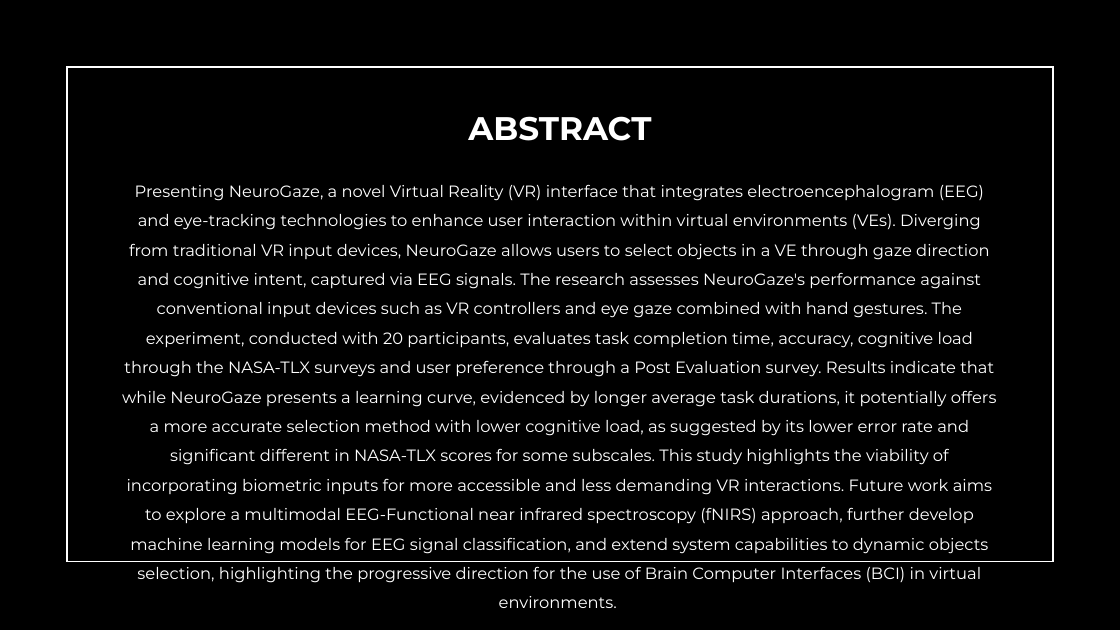
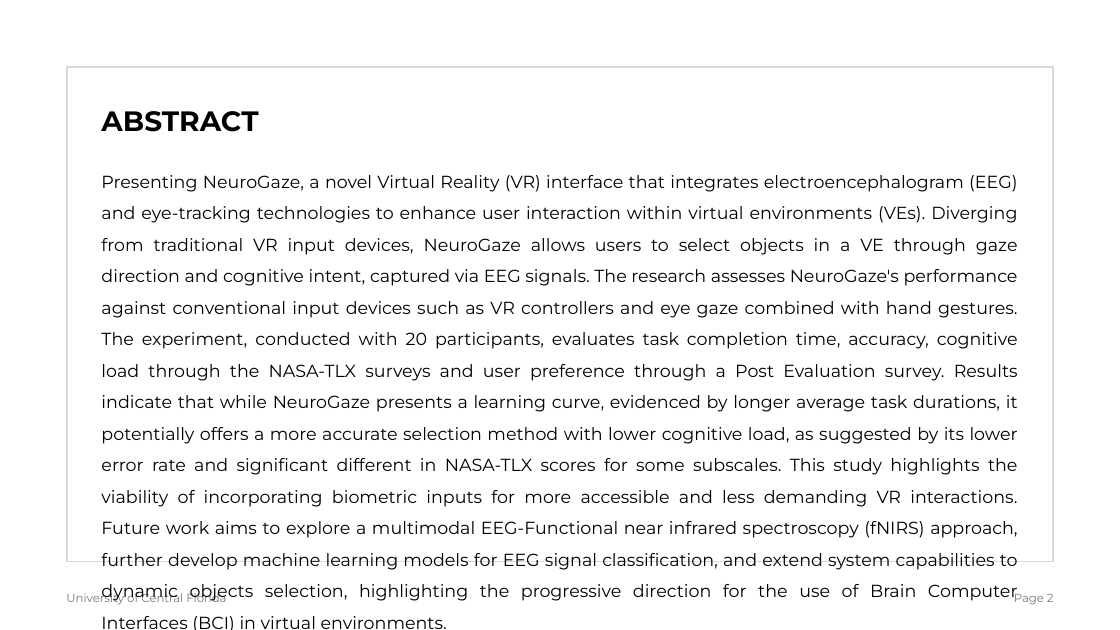
Before and after one commit to Wanyea/NeuroGaze, a slide deck: slide 2 of Research Documents/Thesis/NeuroGazeThesisDefense.pptx. Drawn at 1120x630 pixels with LibreOffice and Linux fonts; fonts in the diff are those of the drawing. Boxes give left, top, right and bottom in pixels: in the first picture for what was removed or moved away, otherwise in the second. Text is boxed around its words. In the diff, an @@ line names an element or a change of style, - is before the commit and + after.

```diff
--- a/Research Documents/Thesis/NeuroGazeThesisDefense.pptx
+++ b/Research Documents/Thesis/NeuroGazeThesisDefense.pptx
@@ rectangle removed at (0, 0, 1120, 630) @@
@@ title "ABSTRACT": place and size @@
-title "ABSTRACT" at (468, 116, 651, 141)
+title "ABSTRACT" at (101, 111, 258, 132)
@@ title "ABSTRACT" at (101, 111, 258, 132): size 28 to 24 pt, text colour #FFFFFF to #000000; alignment centre to left; vertical alignment top to bottom @@
@@ rectangle at (67, 67, 1054, 562): outline #FFFFFF 1.5 pt to #D9D9D9 1.5 pt @@
@@ text "Presenting NeuroGaze, a novel Virtual ...": place and size @@
-text "Presenting NeuroGaze, a novel Virtual ..." at (122, 184, 997, 608)
+text "Presenting NeuroGaze, a novel Virtual ..." at (101, 175, 1018, 602)
@@ text "Presenting NeuroGaze, a novel Virtual ..." at (101, 175, 1018, 602): size 14 to 15 pt, text colour #FFFFFF to #000000; alignment centre to justified @@
@@ text added at (66, 591, 226, 604), 10 pt, text #787878 @@
+University of Central Florida
@@ page number added at (1014, 594, 1054, 604), 10 pt, text #787878 @@
+Page 2
```
Also in this commit, not shown: 7 other slides changed, 7 slides added, 3 slides removed, 10 other files.
